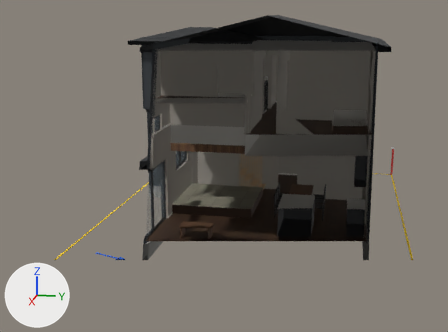
Before and after pictures for a commit that changed the glTF model U_20.glb.
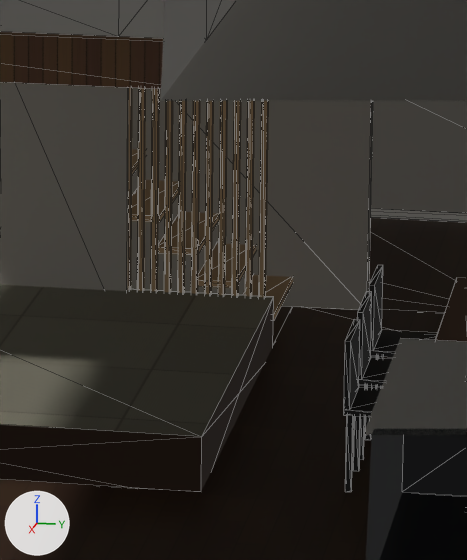
Old and new are each drawn whole from a 50 mm camera at (20.2, 3.37, 7.06) aimed at (-0.29, -0.73, 1.94) and again close up on the part from 49% to 66% of the width and 42% to 69% of the height. The lights are fixed; the arrows at lower left show +X, +Y and +Z. The older version's two pictures come first. The close-ups show mesh edges as thin lines. Everything nearer to the camera than a plane just in front of the edit is cut away. Vertices at exactly the same position are counted once.

Script lines for the objects in view, before the commit:
```python
me_chair = bpy.data.meshes.new('chair')
me_chair.from_pydata(...)  # 276 vertices, 432 faces; spans x -0.51..1.0, y 1.17..2.77, z 0.59..1.41
me_chair.materials.append(mat_chair)  # black #2b2b2b
me_tread = bpy.data.meshes.new('tread')
me_tread.from_pydata(...)  # 208 vertices, 312 faces; spans x -3.4..-1.57, y -2.27..0.46, z 0.59..3.4
me_tread.materials.append(mat_tread)  # brown #c9a77c
me_woodceil = bpy.data.meshes.new('woodceil')
me_woodceil.from_pydata(...)  # 40 vertices, 80 faces; spans x -4.78..1.2, y -2.28..4.09, z 2.74..3.59
me_woodceil.materials.append(mat_woodceil)  # picture img_image_3
ob_chair = bpy.data.objects.new('chair', me_chair)
ob_chair.location = (0.0, 0.0, 0.0)
ob_tread = bpy.data.objects.new('tread', me_tread)
ob_tread.location = (0.0, 0.0, 0.0)
ob_woodceil = bpy.data.objects.new('woodceil', me_woodceil)
ob_woodceil.location = (0.0, 0.0, 0.0)
# also in view: 'table' at (1.94, 0.87, 2.21); 'baseboard' at (0.0, 0.0, 2.12); 'kitchen' at (2.52, 2.76, 1.76); 'floor' at (0.0, 0.0, 2.59); 'wall' at (0.0, 0.0, 3.29)
```
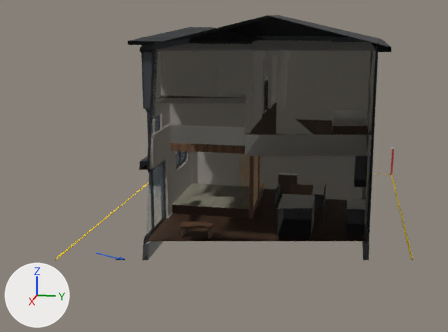
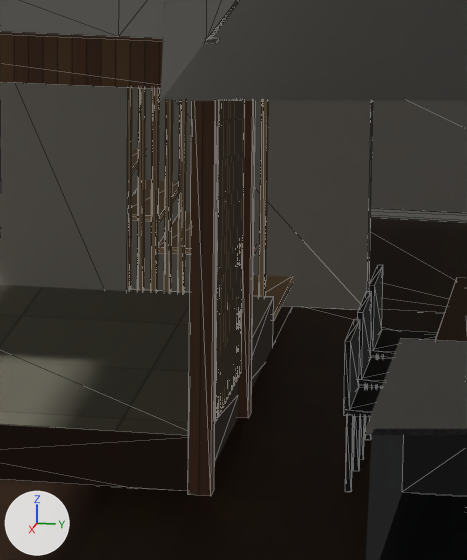
Diff of the bpy script that builds the scene:
```diff
--- a/U_20.glb.py
+++ b/U_20.glb.py
@@ me_woodceil @@
 # used by ob_woodceil; location = (0.0, 0.0, 0.0)
-me_woodceil.from_pydata(...)  # 40 vertices, 80 faces; spans x -4.78..1.2, y -2.28..4.09, z 2.74..3.59
+me_woodceil.from_pydata(...)  # 56 vertices, 104 faces; spans x -4.78..1.2, y -2.28..4.09, z 0.59..3.59
+# me_woodceil part 1: a new loose piece, a box spanning x -0.29..-0.17, y 0.4..0.51, z 0.59..2.99, in mat_woodceil (picture img_image_3)
+# me_woodceil part 2: a new loose piece, a box spanning x 1.08..1.2, y 0.4..0.51, z 0.59..2.99, in mat_woodceil (picture img_image_3)
 me_woodceil.materials.append(mat_woodceil)
@@ me_tread @@
 # used by ob_tread; location = (0.0, 0.0, 0.0)
-me_tread.from_pydata(...)  # 208 vertices, 312 faces; spans x -3.4..-1.57, y -2.27..0.46, z 0.59..3.4
+me_tread.from_pydata(...)  # 336 vertices, 504 faces; spans x -3.4..1.09, y -2.27..0.47, z 0.59..3.4
+# me_tread part 3: a new loose piece, a box spanning x -0.147..-0.112, y 0.435..0.475, z 0.86..2.99, in mat_tread (brown #c9a77c)
+# me_tread part 4: a new loose piece, a box spanning x -0.068..-0.032, y 0.435..0.475, z 0.86..2.99, in mat_tread (brown #c9a77c)
+# me_tread part 5: a new loose piece, a box spanning x 0.013..0.047, y 0.435..0.475, z 0.86..2.99, in mat_tread (brown #c9a77c)
+# me_tread part 6: a new loose piece, a box spanning x 0.093..0.127, y 0.435..0.475, z 0.86..2.99, in mat_tread (brown #c9a77c)
+# me_tread part 7: a new loose piece, a box spanning x 0.172..0.207, y 0.435..0.475, z 0.86..2.99, in mat_tread (brown #c9a77c)
+# me_tread part 8: a new loose piece, a box spanning x 0.252..0.287, y 0.435..0.475, z 0.86..2.99, in mat_tread (brown #c9a77c)
+# me_tread part 9: a new loose piece, a box spanning x 0.333..0.368, y 0.435..0.475, z 0.86..2.99, in mat_tread (brown #c9a77c)
+# me_tread part 10: a new loose piece, a box spanning x 0.412..0.447, y 0.435..0.475, z 0.86..2.99, in mat_tread (brown #c9a77c)
+# me_tread part 11: a new loose piece, a box spanning x 0.493..0.527, y 0.435..0.475, z 0.86..2.99, in mat_tread (brown #c9a77c)
+# me_tread part 12: a new loose piece, a box spanning x 0.572..0.608, y 0.435..0.475, z 0.86..2.99, in mat_tread (brown #c9a77c)
+# me_tread part 13: a new loose piece, a box spanning x 0.652..0.688, y 0.435..0.475, z 0.86..2.99, in mat_tread (brown #c9a77c)
+# me_tread part 14: a new loose piece, a box spanning x 0.733..0.767, y 0.435..0.475, z 0.86..2.99, in mat_tread (brown #c9a77c)
+# other edits to the shape of me_tread do not show in these pictures
 me_tread.materials.append(mat_tread)
```

Location of each change, (x1, y1, x2, y2) in pixels of the close-ups (467 x 560 px):
'tread', reshaped
    before: (128, 88, 293, 321)
    after: (128, 0, 293, 421)
'woodceil', reshaped
    before: (0, 32, 163, 89)
    after: (0, 32, 256, 496)
part 1 of me_woodceil, added
    after: (238, 101, 256, 418)
part 2 of me_woodceil, added
    after: (188, 38, 219, 496)
part 3 of me_tread, added
    after: (239, 101, 245, 374)
part 4 of me_tread, added
    after: (237, 101, 243, 378)
part 5 of me_tread, added
    after: (235, 101, 241, 382)
part 6 of me_tread, added
    after: (233, 0, 240, 386)
part 7 of me_tread, added
    after: (231, 101, 236, 391)
part 8 of me_tread, added
    after: (228, 101, 234, 395)
part 9 of me_tread, added
    after: (226, 101, 232, 399)
part 10 of me_tread, added (brown)
    after: (224, 12, 230, 404)
part 11 of me_tread, added
    after: (222, 15, 228, 408)
part 12 of me_tread, added
    after: (220, 18, 226, 412)
part 13 of me_tread, added
    after: (217, 101, 223, 417)
part 14 of me_tread, added
    after: (215, 25, 221, 421)
